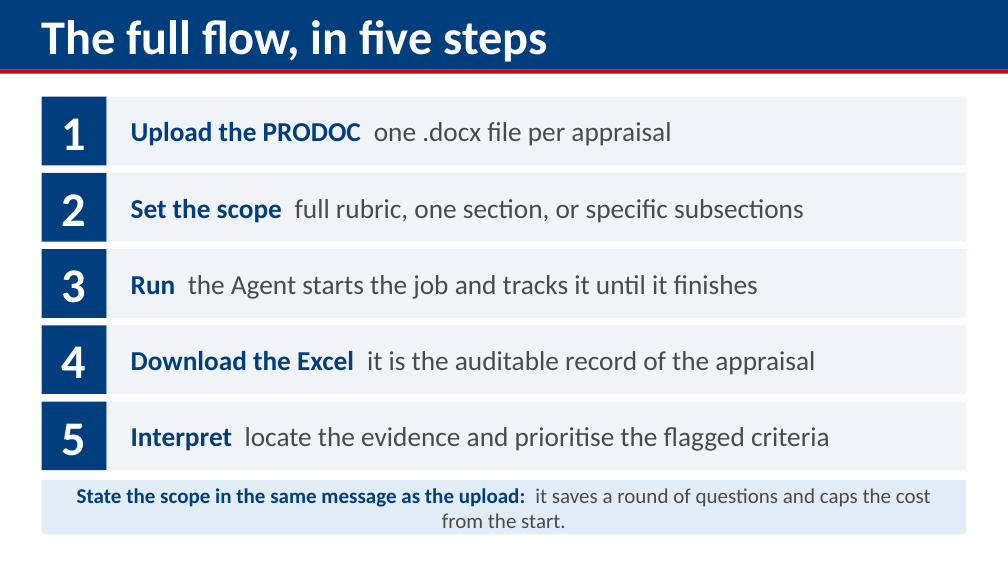
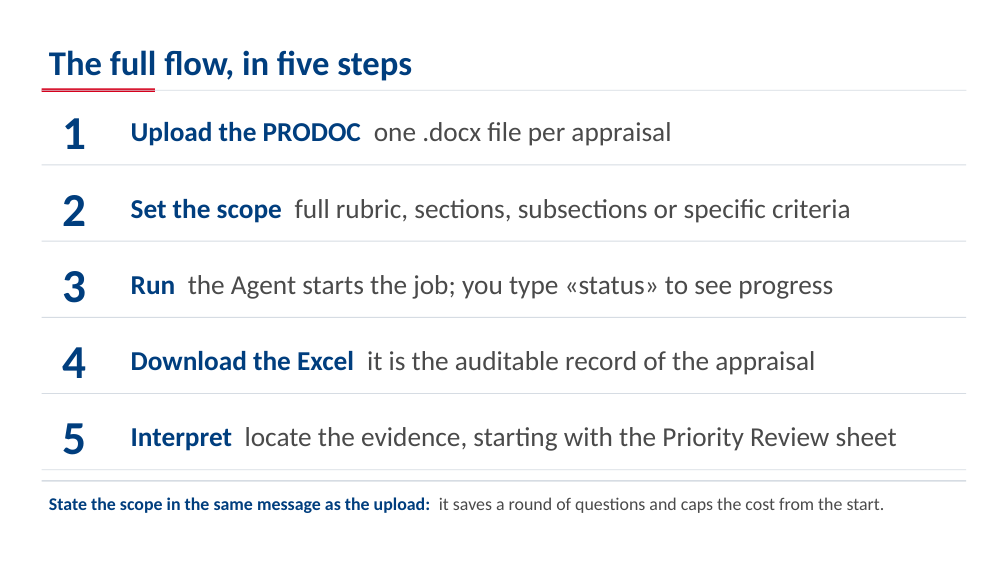
Before and after one commit to aevpsnow6-oss/deploy, a slide deck: slide 24 of presentation/capacitacion_appraisal/ILO_Appraisal_GPT_Training_Ahmed_EN.pptx (slide 19 before the commit). Drawn at 1008x567 pixels with LibreOffice and Linux fonts; fonts in the diff are those of the drawing. Boxes give left, top, right and bottom in pixels: in the first picture for what was removed or moved away, otherwise in the second. Text is boxed around its words. In the diff, an @@ line names an element or a change of style, - is before the commit and + after.

```diff
--- a/presentation/capacitacion_appraisal/ILO_Appraisal_GPT_Training_Ahmed_EN.pptx
+++ b/presentation/capacitacion_appraisal/ILO_Appraisal_GPT_Training_Ahmed_EN.pptx
@@ rectangle removed at <box>0,0,1008,70</box> @@
@@ text "The full flow, in five ...": place and size @@
-text "The full flow, in five ..." at <box>41,20,548,62</box>
+text "The full flow, in five ..." at <box>49,50,412,81</box>
@@ text "The full flow, in five ..." at <box>49,50,412,81</box>: size 46 to 33 pt, text colour #FFFFFF to #003E7E @@
@@ rectangle added at <box>42,88,155,91</box>, fill #D6001C @@
@@ rectangle: place and size @@
-rectangle at <box>0,70,1008,74</box>
+rectangle at <box>42,90,966,91</box>
@@ rectangle at <box>42,90,966,91</box>: fill #D6001C to #D6DCE3 @@
@@ rectangle removed at <box>42,97,107,166</box> @@
@@ rectangle: place and size @@
-rectangle at <box>107,97,966,166</box>
+rectangle at <box>42,165,966,166</box>
@@ rectangle removed at <box>42,173,107,242</box> @@
@@ text at <box>131,199,851,223</box>: text changed @@
-Set the scope full rubric, one section, or specific subsections
+Set the scope full rubric, sections, subsections or specific criteria
@@ rectangle: place and size @@
-rectangle at <box>107,173,966,242</box>
+rectangle at <box>42,240,966,241</box>
@@ rectangle removed at <box>42,250,107,318</box> @@
@@ text at <box>131,275,833,299</box>: text changed @@
-Run the Agent starts the job and tracks it until it finishes
+Run the Agent starts the job; you type «status» to see progress
@@ rectangle: place and size @@
-rectangle at <box>107,250,966,318</box>
+rectangle at <box>42,317,966,318</box>
@@ rectangle removed at <box>42,325,107,394</box> @@
@@ size 46 to 45 pt, text colour #FFFFFF to #003E7E in 5 elements at <box>62,118,86,149</box>, <box>62,195,86,226</box>, <box>62,271,86,303</box>, <box>62,347,86,378</box>, <box>62,423,86,455</box> @@
@@ rectangle: place and size @@
-rectangle at <box>107,325,966,394</box>
+rectangle at <box>42,393,966,394</box>
@@ rectangle removed at <box>42,402,107,470</box> @@
@@ text at <box>131,427,897,451</box>: text changed @@
-Interpret locate the evidence and prioritise the flagged criteria
+Interpret locate the evidence, starting with the Priority Review sheet
@@ fill #F0F4F8 to #D6DCE3 in 5 elements at <box>42,240,966,241</box>, <box>42,317,966,318</box>, <box>42,165,966,166</box>, <box>42,393,966,394</box>, <box>42,470,966,470</box> @@
@@ rectangle: place and size @@
-rectangle at <box>107,402,966,470</box>
+rectangle at <box>42,470,966,470</box>
@@ text "State the scope in the ...": place and size @@
-text "State the scope in the ..." at <box>42,480,966,535</box>
+text "State the scope in the ..." at <box>49,497,885,513</box>
@@ text "State the scope in the ..." at <box>49,497,885,513</box>: size 20 to 17 pt; alignment centre to left; vertical alignment middle to top; fill #E0ECF6 to none @@
@@ rectangle added at <box>42,480,966,482</box>, fill #D6DCE3 @@
```
Also in this commit, not shown: 26 other slides changed, 6 slides added, 5 other files.
